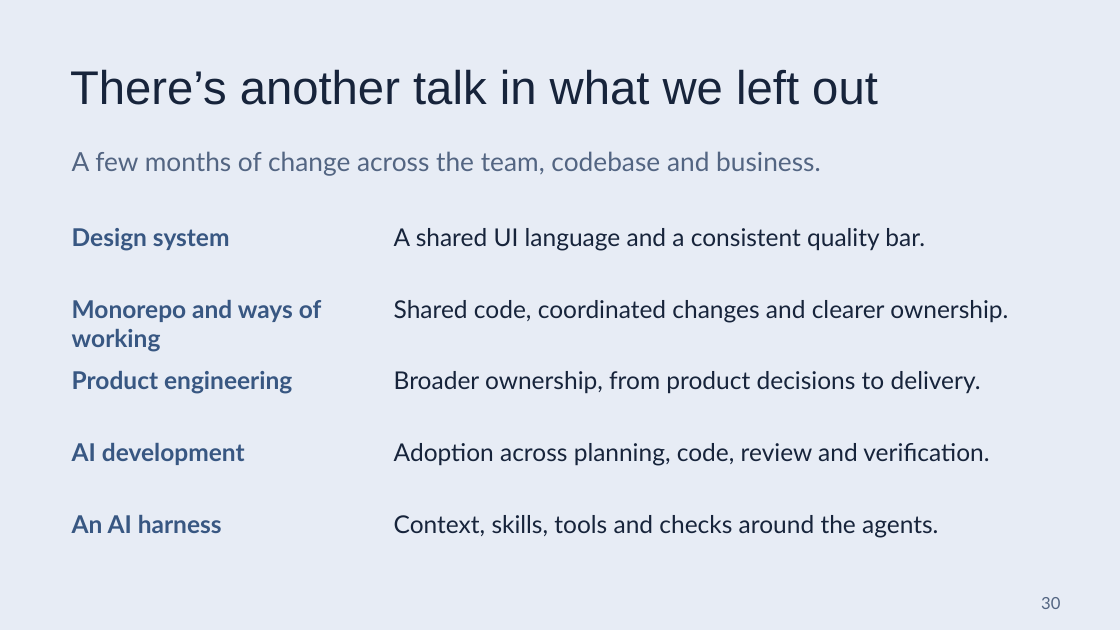
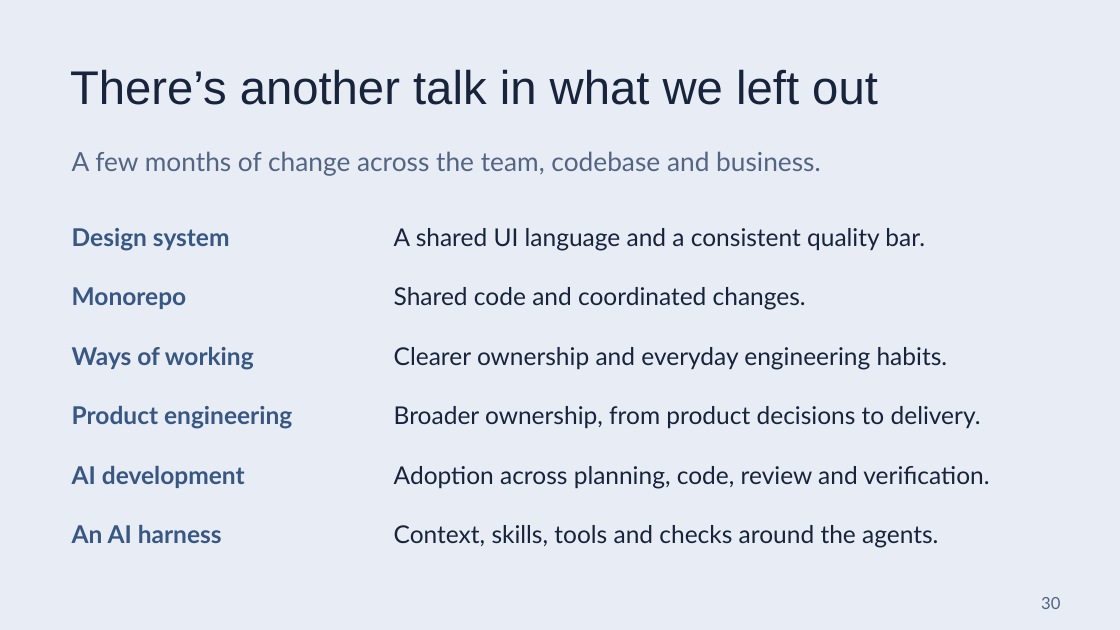
Before and after one commit to JohnAdib/mradib.com, a slide deck: slide 30 of resources/talks/beyond-the-qa-bottleneck.pptx. Drawn at 1120x630 pixels with LibreOffice and Linux fonts; fonts in the diff are those of the drawing. Boxes give left, top, right and bottom in pixels: in the first picture for what was removed or moved away, otherwise in the second. Text is boxed around its words. In the diff, an @@ line names an element or a change of style, - is before the commit and + after.

```diff
--- a/resources/talks/beyond-the-qa-bottleneck.pptx
+++ b/resources/talks/beyond-the-qa-bottleneck.pptx
@@ text added at bbox=[72, 287, 187, 309], 21 pt, text #385782, bold @@
+Monorepo
@@ text at bbox=[394, 287, 806, 310]: text changed @@
-Shared code, coordinated changes and clearer ownership.
+Shared code and coordinated changes.
@@ text at bbox=[72, 347, 254, 370]: text changed @@
-Monorepo and ways of working
+Ways of working
@@ text added at bbox=[394, 347, 948, 370], 21 pt, text #17243B @@
+Clearer ownership and everyday engineering habits.
@@ text "Product engineering": place and size @@
-text "Product engineering" at bbox=[72, 371, 292, 394]
+text "Product engineering" at bbox=[72, 406, 292, 429]
@@ text "Broader ownership, from product decisions ...": place and size @@
-text "Broader ownership, from product decisions ..." at bbox=[394, 371, 981, 394]
+text "Broader ownership, from product decisions ..." at bbox=[394, 406, 981, 429]
@@ text "AI development": place and size @@
-text "AI development" at bbox=[72, 443, 245, 465]
+text "AI development" at bbox=[72, 466, 245, 488]
@@ text "Adoption across planning, code, review ...": place and size @@
-text "Adoption across planning, code, review ..." at bbox=[394, 443, 989, 466]
+text "Adoption across planning, code, review ..." at bbox=[394, 466, 989, 489]
@@ text "An AI harness": place and size @@
-text "An AI harness" at bbox=[72, 515, 222, 533]
+text "An AI harness" at bbox=[72, 525, 222, 543]
@@ text "Context, skills, tools and checks ...": place and size @@
-text "Context, skills, tools and checks ..." at bbox=[394, 515, 938, 538]
+text "Context, skills, tools and checks ..." at bbox=[394, 525, 938, 548]
```
Also in this commit, not shown: 2 other slides changed, 2 other files.
